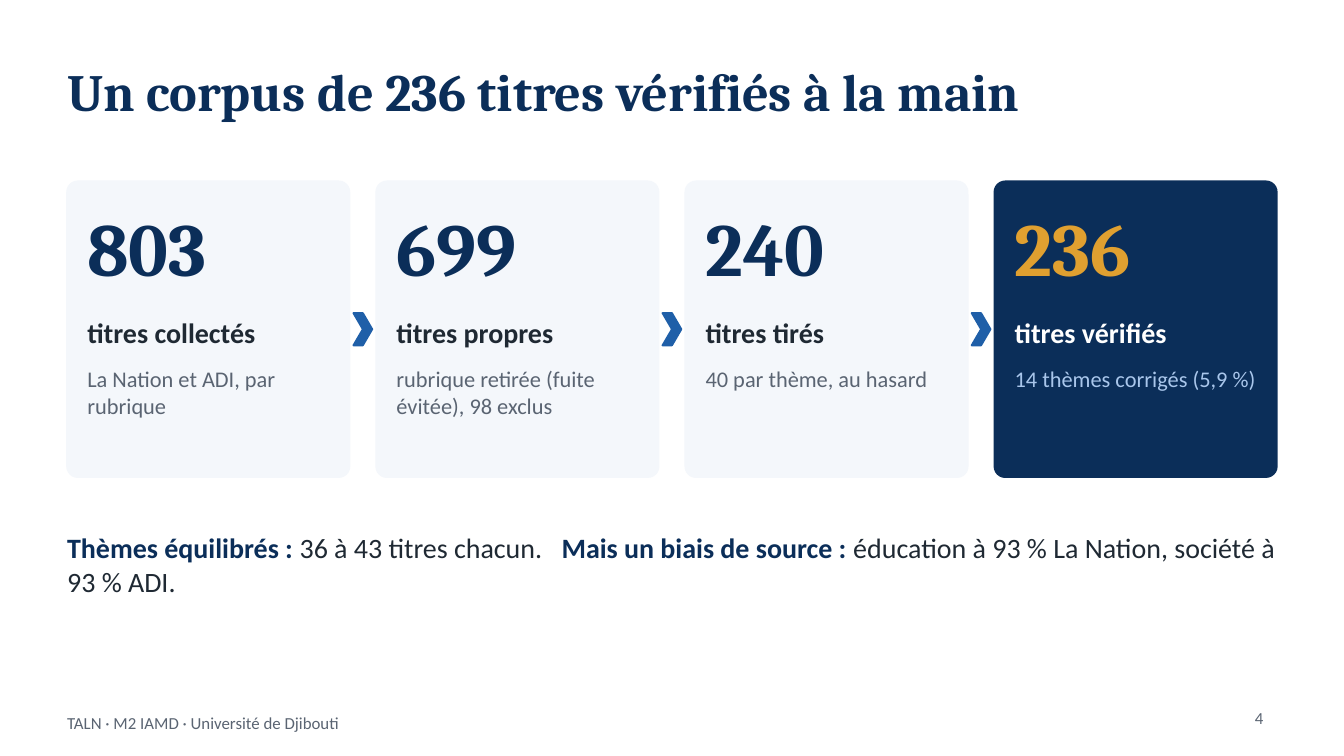
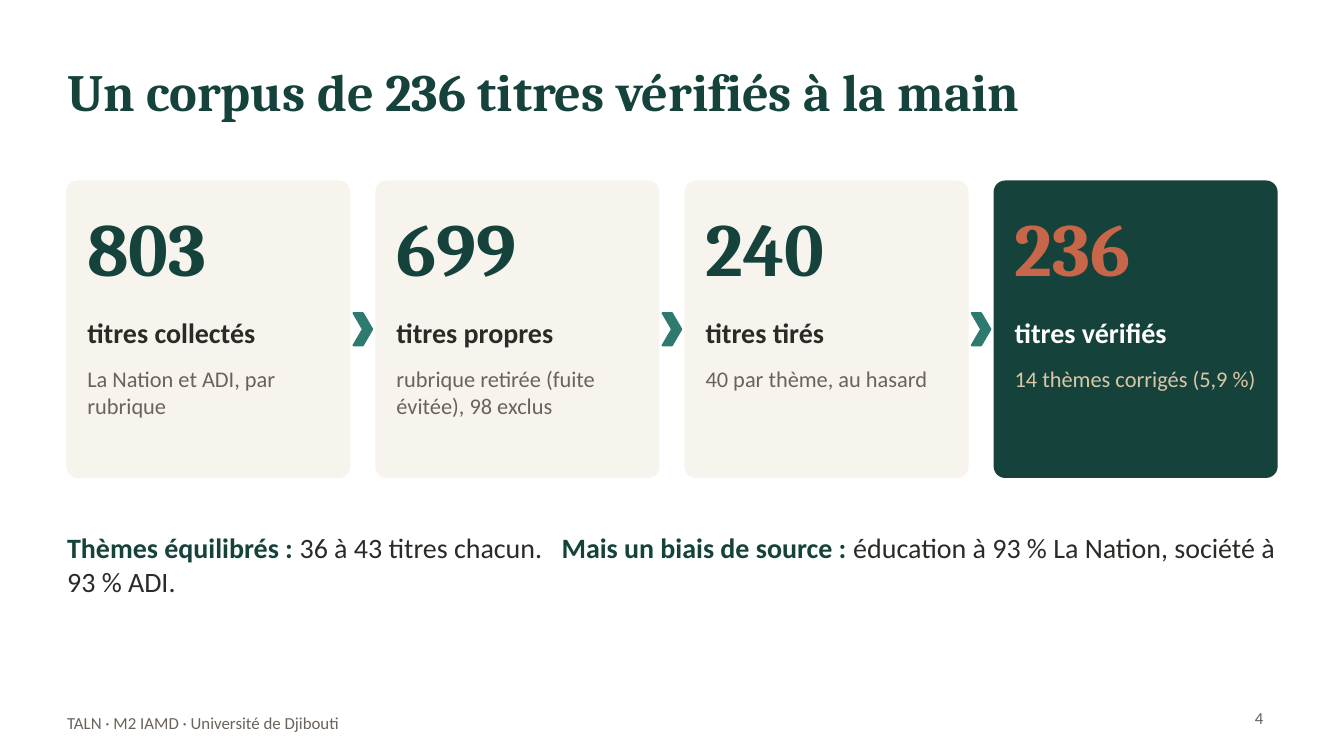
Before and after one commit to fatouu50/taln-classification-djibouti, a slide deck: slide 4 of rapport/Soutenance_TALN_Classification_thematique.pptx. Drawn at 1344x756 pixels with LibreOffice and Linux fonts; fonts in the diff are those of the drawing. Boxes give left, top, right and bottom in pixels: in the first picture for what was removed or moved away, otherwise in the second. Text is boxed around its words. In the diff, an @@ line names an element or a change of style, - is before the commit and + after.

```diff
--- a/rapport/Soutenance_TALN_Classification_thematique.pptx
+++ b/rapport/Soutenance_TALN_Classification_thematique.pptx
@@ fill #F4F7FB to #F7F4EE; outline #F4F7FB 1 pt to #F7F4EE 1 pt in 3 elements at <box>67,181,349,477</box>, <box>376,181,659,477</box>, <box>685,181,968,477</box> @@
@@ text colour #0B2E59 to #16423C in 4 elements at <box>67,73,1020,122</box>, <box>87,225,206,277</box>, <box>396,225,516,277</box>, <box>706,225,825,277</box> @@
@@ rounded rectangle at <box>995,181,1277,477</box>: fill #0B2E59 to #16423C; outline #0B2E59 1 pt to #16423C 1 pt @@
@@ text "236" at <box>1015,225,1131,277</box>: text colour #E0A030 to #C8664A @@
@@ fill #1F5FA8 to #2F7A6E; outline #1F5FA8 1 pt to #2F7A6E 1 pt in 3 elements at <box>353,313,372,345</box>, <box>663,313,681,345</box>, <box>972,313,991,345</box> @@
@@ text "14 thèmes corrigés (5,9 %)" at <box>1015,371,1228,391</box>: text colour #A9C6EB to #D9C7A7 @@
@@ text "Thèmes équilibrés : 36 à ..." at <box>67,538,1274,592</box>: text colour #0B2E59 to #16423C in "Thèmes équilibrés : Mais un biais de ..."; text colour #1F2933 to #2B2A27 in "36 à 43 titres chacun. éducation à ..." @@
@@ text colour #5A6472 to #6B6259 in 5 elements at <box>87,371,275,418</box>, <box>396,371,595,417</box>, <box>706,371,927,391</box>, <box>1255,713,1264,724</box>, <box>67,717,339,732</box> @@
```
Also in this commit, not shown: 7 other slides changed.
